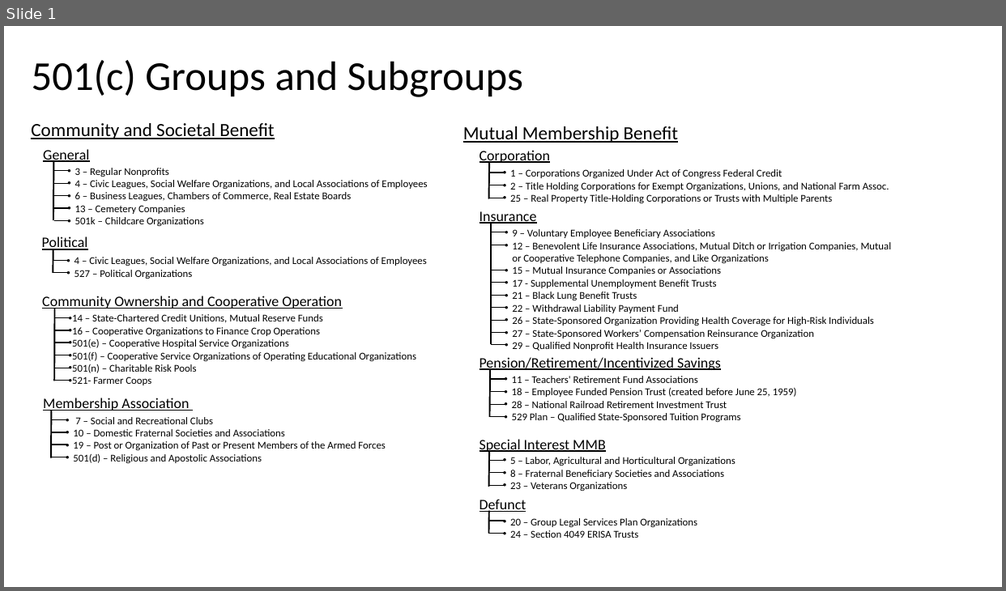
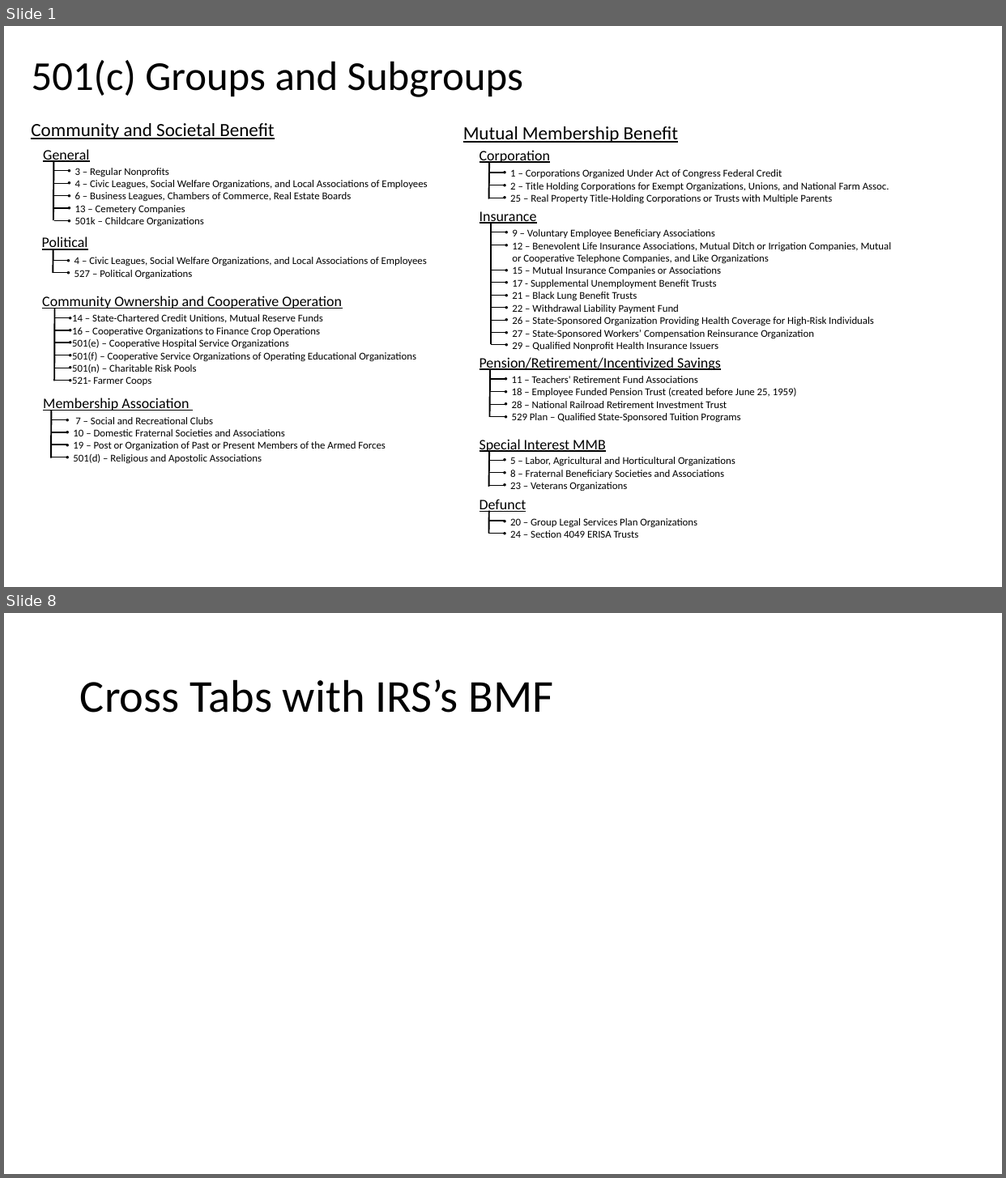
Before and after one commit to Nonprofit-Open-Data-Collective/metadata-standards, a slide deck: tax-exempt-status/501ctype-groups.pptx. Shown one above the other, each under a label of ours: slide 1 before the commit, slides 1 and 8 after it; the slides between them are not shown. The pictures are 1006x591 and 1006x1178 pixels, drawn with LibreOffice and Linux fonts; fonts in the diff are those of the drawing. Boxes give left, top, right and bottom in pixels: in the first picture for what was removed or moved away, otherwise in the second. Text is boxed around its words. In the diff, an @@ line names an element or a change of style, - is before the commit and + after.

```diff
--- a/tax-exempt-status/501ctype-groups.pptx
+++ b/tax-exempt-status/501ctype-groups.pptx
@@ slide 8 added at bbox=[4, 613, 1002, 1174], background #FFFFFF @@
@@ title added at bbox=[80, 679, 554, 713], 44 pt, text #000000 @@
+Cross Tabs with IRS’s BMF
```
Also in this commit, not shown: 11 other slides added.
